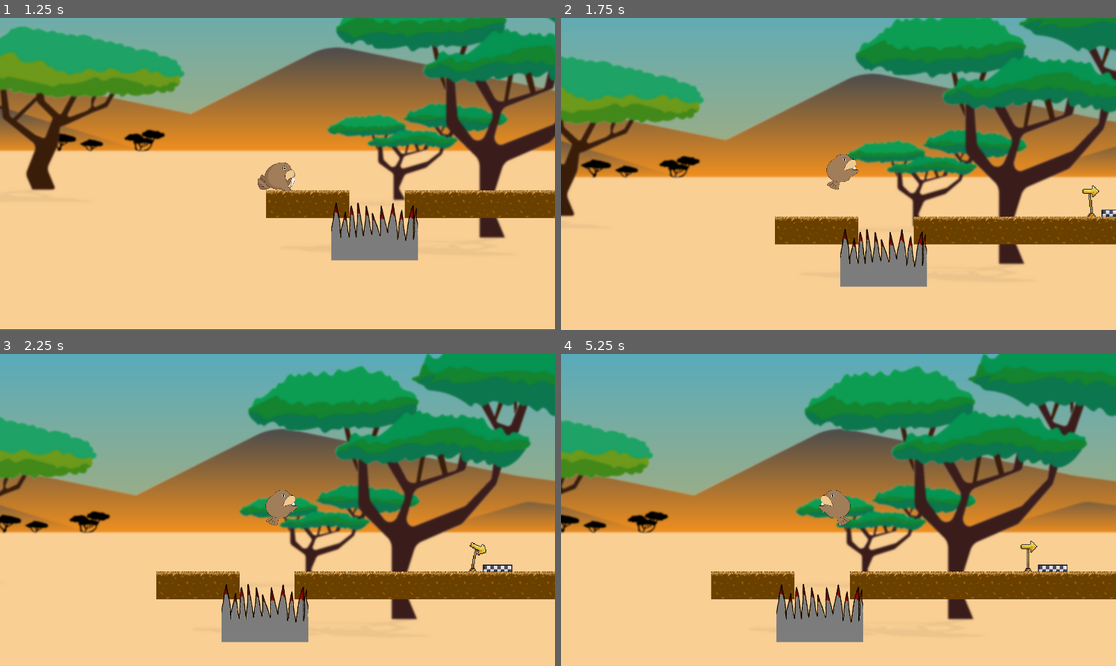
Above: before the commit, frames 1-4 (two rows, left to right).
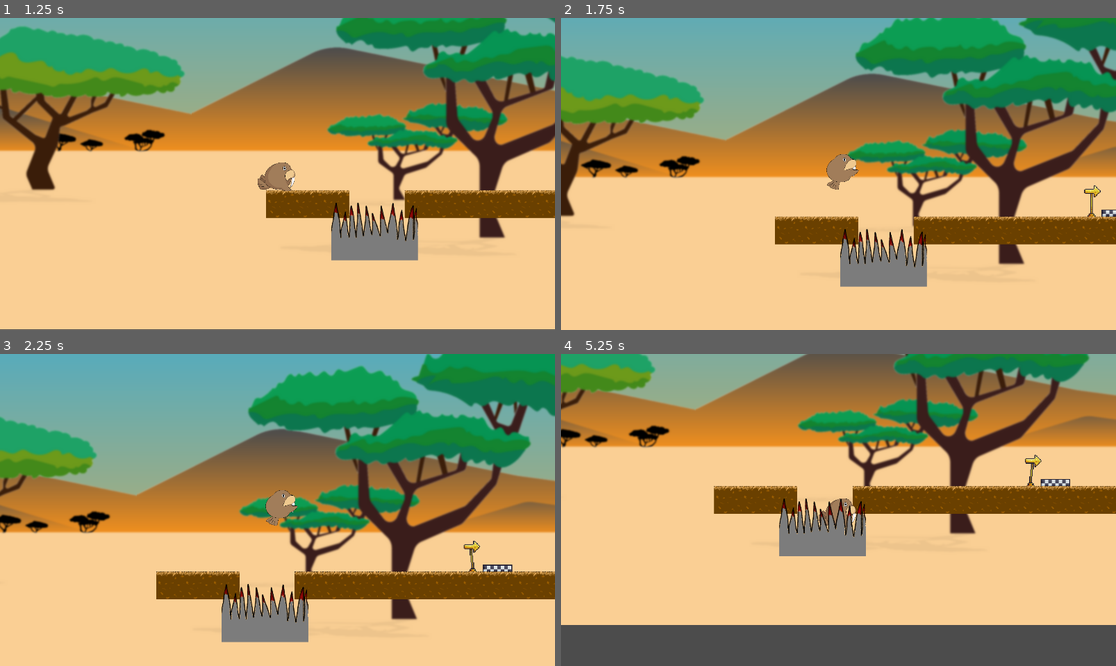
Above: after the commit, the same moments.

Repository: Nallekari/MursuGodot
Game: Godot game, scene res://Scenes/MainMenu.tscn
Same seed, same stepped clock (60 frames per second), same inputs: the game is played once before the commit and once after it.
Inputs:
- Up to frame 1 (1.25 s): click "PLAY" at 0.5 s
- Up to frame 2 (1.75 s): tap Enter at 1.25 s; hold Right (ui_right) from 1.28 s (still down); tap Space (ui_select) at 1.52 s
- Up to frame 3 (2.25 s): keep holding Right (ui_right)
- Up to frame 4 (5.25 s): tap Space (ui_select) at 2.27, 3.77, 4.52 s; release Right (ui_right) at 2.78 s; hold Left (ui_left) 2.78-3.53 s; hold Right (ui_right) 3.53-5.03 s; hold Left (ui_left) from 5.03 s (still down)

Frame 1 is identical in both runs. In frame 2, less than 0.1% of the frame differs, in the area x 93-98%, y 53-61%; in frame 3, 0.1%; in frame 4, 79%, in the area x 0-100%, y 0-100%.

Commit message:
gave spikes collision body, added timer to respawn and deactivated movement after player death

Diff:
--- a/Scenes/Checkpoint.tscn
+++ b/Scenes/Checkpoint.tscn
@@ -92,7 +92,7 @@
 
 [node name="AnimatedSprite" type="AnimatedSprite" parent="."]
 frames = SubResource( 18 )
-frame = 5
+frame = 8
 playing = true
 
 [node name="CollisionShape2D" type="CollisionShape2D" parent="."]
--- a/Scenes/DeathSpike.tscn
+++ b/Scenes/DeathSpike.tscn
@@ -1,10 +1,13 @@
-[gd_scene load_steps=4 format=2]
+[gd_scene load_steps=5 format=2]
 
 [ext_resource path="res://Art/Spikes.png" type="Texture" id=1]
 [ext_resource path="res://Scripts/DeathSpike.gd" type="Script" id=2]
 
 [sub_resource type="RectangleShape2D" id=1]
 extents = Vector2( 146.5, 72 )
+
+[sub_resource type="RectangleShape2D" id=2]
+extents = Vector2( 156.5, 51 )
 
 [node name="DeathSpike" type="Area2D"]
 script = ExtResource( 2 )
@@ -17,3 +20,9 @@
 margin_right = 40.0
 margin_bottom = 40.0
 texture = ExtResource( 1 )
+
+[node name="StaticBody2D" type="StaticBody2D" parent="."]
+
+[node name="CollisionShape2D" type="CollisionShape2D" parent="StaticBody2D"]
+position = Vector2( 146.5, 147 )
+shape = SubResource( 2 )
--- a/Scripts/Level.gd
+++ b/Scripts/Level.gd
@@ -31,8 +31,12 @@
 
 
 func _on_DeathSpike_body_entered(body):
-	respawn_player()
+	if body.is_in_group("Player"):
+		respawn_player()
 
 func respawn_player():
+	player.active = false
 	player.velocity = Vector2.ZERO
+	yield(get_tree().create_timer(3), "timeout")
 	player.global_position = last_checkpoint
+	player.active = true
--- a/Scripts/MursuMovement.gd
+++ b/Scripts/MursuMovement.gd
@@ -6,7 +6,6 @@
 export var velocity = Vector2(0,0)
 export var speed = 400
 export var jump_force = 500
-
 
 export var gravity = 800
 
